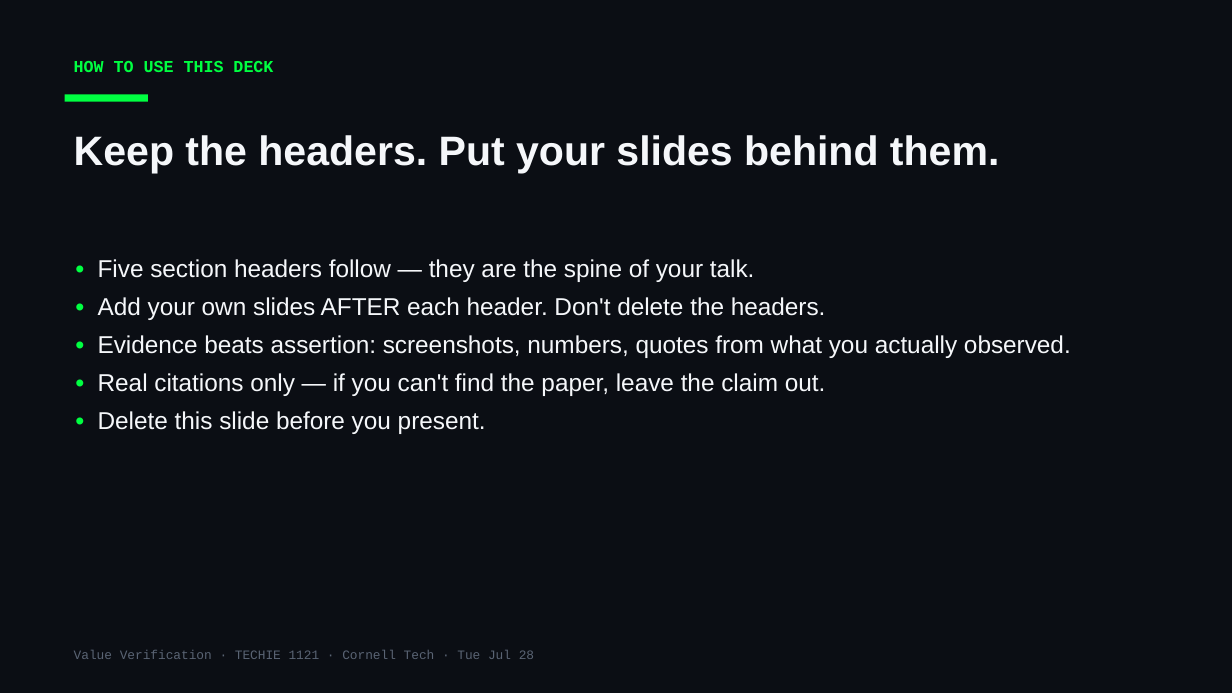
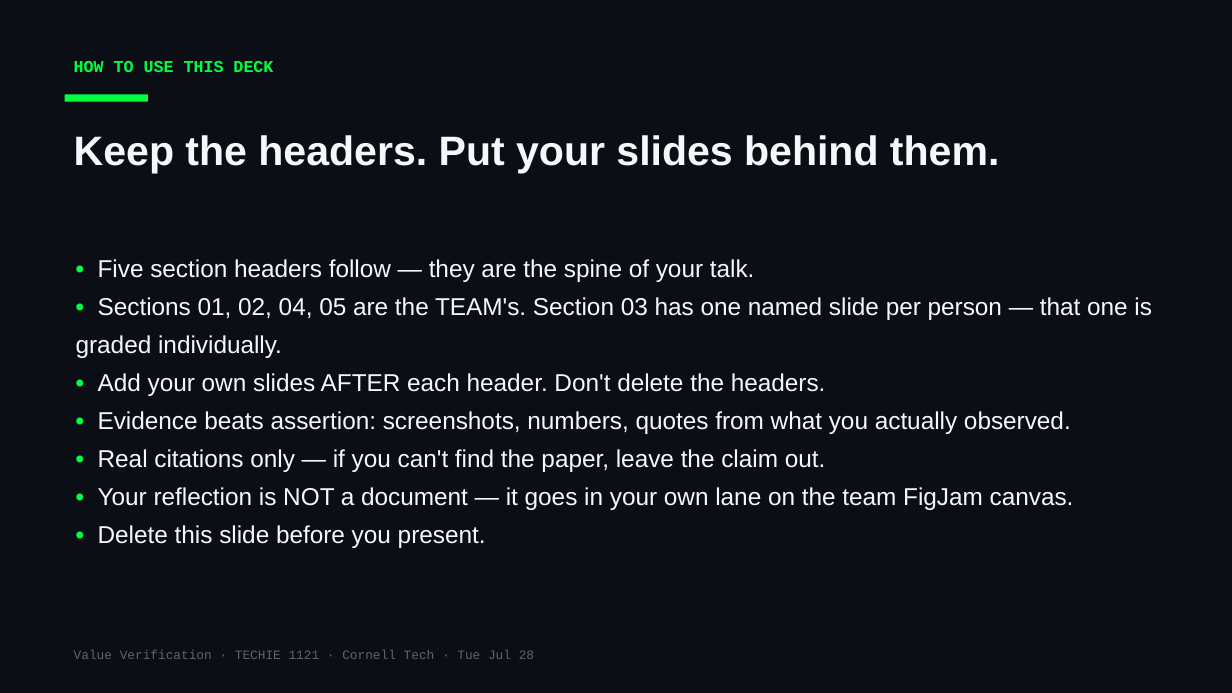
Before and after one commit to Cornell-Tech-Vibe-Coding-Summer-2026/website, a slide deck: slide 2 of slides/team-decks/Week3-Tue-guantanamo-bay-wendys.pptx. Drawn at 1232x693 pixels with LibreOffice and Linux fonts; fonts in the diff are those of the drawing. Boxes give left, top, right and bottom in pixels: in the first picture for what was removed or moved away, otherwise in the second. Text is boxed around its words. In the diff, an @@ line names an element or a change of style, - is before the commit and + after.

```diff
--- a/slides/team-decks/Week3-Tue-guantanamo-bay-wendys.pptx
+++ b/slides/team-decks/Week3-Tue-guantanamo-bay-wendys.pptx
@@ text at <box>76,297,1152,358</box>: paragraph added @@
+• Sections 01, 02, 04, 05 are the TEAM's. Section 03 has one named slide per person — that one is graded individually.
@@ text at <box>98,487,1074,510</box>: paragraph added @@
+• Your reflection is NOT a document — it goes in your own lane on the team FigJam canvas.
```
Also in this commit, not shown: 1 other slide changed, 4 slides added, 7 other files.
